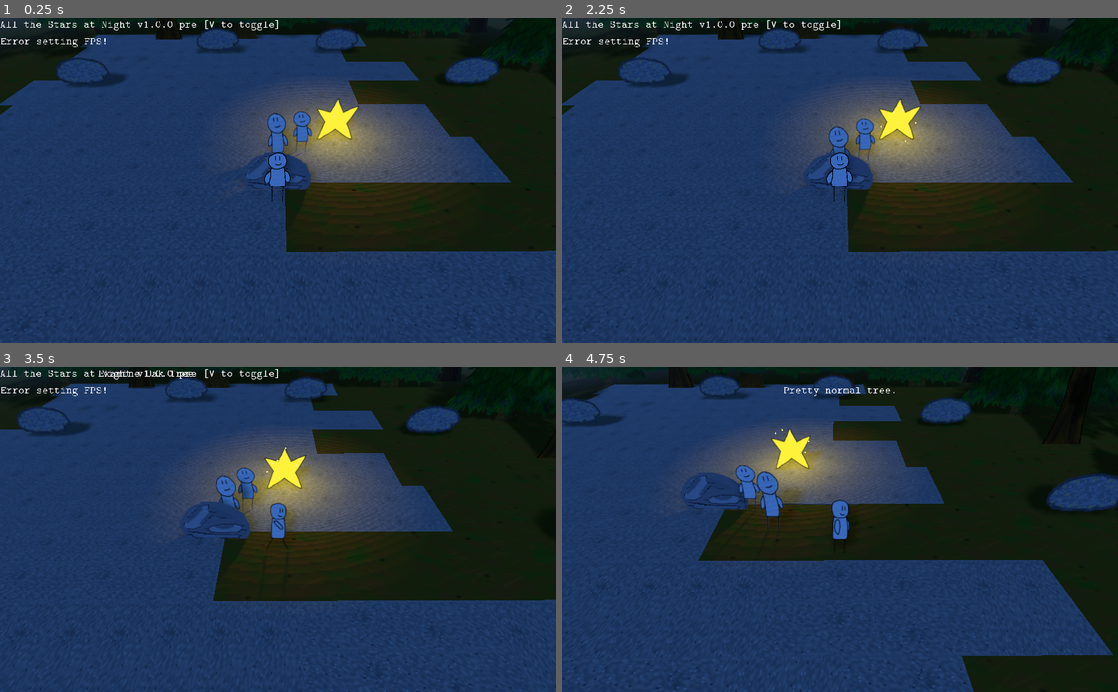
Above: before the commit, frames 1-4 (two rows, left to right).
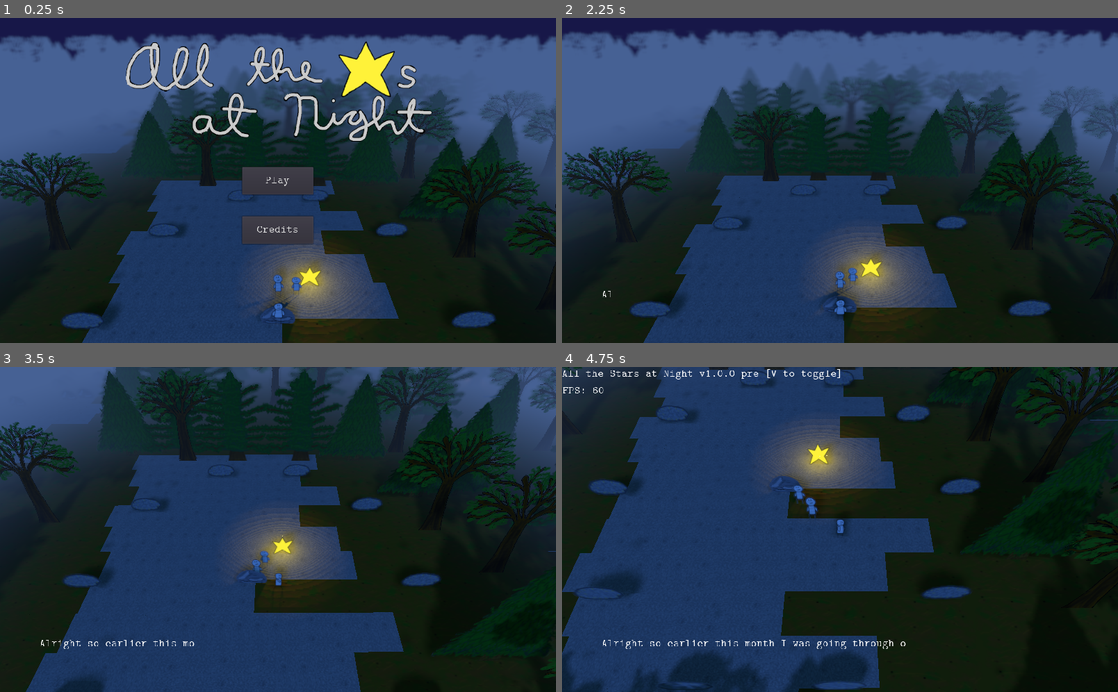
Above: after the commit, the same moments.

Repository: Schoperation/AllTheStarsAtNight
Game: Godot game, scene res://world/World.tscn
Two runs of this game, one before a commit and one after it. Both use one fixed random seed, a clock stepped at 60 frames per second and the inputs below.
Inputs (mouse positions are in pixels of both pictures, inside the frame that each line leads up to):
- Up to frame 1 (0.25 s): no input
- Up to frame 2 (2.25 s): click (840, 229) at 0.5 s, where only the run after the commit has a clickable "Credits"; click (834, 310) at 1.25 s, where only the run after the commit has a clickable "Back"; click (840, 180) at 2 s, where only the run after the commit has a clickable "Play"
- Up to frame 3 (3.5 s): move the mouse to (144, 383) at 2.77 s; press the mouse at (144, 383) at 2.78 s; hold D (move_right) from 2.78 s (still down)
- Up to frame 4 (4.75 s): move the mouse to (728, 545) at 3.52 s; release D (move_right) at 3.53 s; release the mouse at (728, 545) at 3.53 s; hold S (move_down) 3.53-4.28 s; tap V (show_version) at 3.6 s; move the mouse to (895, 458) at 4.27 s; hold D (move_right) from 4.28 s (still down); tap Mouse wheel up (zoom_in) at 4.35 s

The runs differ from the first frame. In frame 1, 76% of the frame differs, in the area x 0-100%, y 0-100%; in frame 2, 74%; in frame 3, 59%; in frame 4, 43%.

Commit message:
Added menu, some sounds, proper introgit status

Diff:
--- a/follower/Follower.gd
+++ b/follower/Follower.gd
@@ -14,6 +14,12 @@
 
 	# Add to followers group
 	add_to_group("Followers")
+
+	# Determine pitch
+	if isBarfite:
+		$Voice.pitch_scale = 1.39
+	else:
+		$Voice.pitch_scale = 1.7
 
 func _process(delta):
 	pathfind()
--- a/follower/Follower.tscn
+++ b/follower/Follower.tscn
@@ -1,10 +1,10 @@
-[gd_scene load_steps=5 format=2]
+[gd_scene load_steps=6 format=2]
 
 [ext_resource path="res://assets/people/follower.png" type="Texture" id=1]
 [ext_resource path="res://follower/Follower.gd" type="Script" id=2]
+[ext_resource path="res://sound/talk.ogg" type="AudioStream" id=3]
 
-
-[sub_resource type="BoxShape" id=3]
+[sub_resource type="BoxShape" id=1]
 extents = Vector3( 1.14223, 2.90135, 0.152363 )
 
 [sub_resource type="SpriteFrames" id=2]
@@ -20,10 +20,14 @@
 
 [node name="CollisionShape" type="CollisionShape" parent="."]
 transform = Transform( 1, 0, 0, 0, 0.900698, 0.434445, 0, -0.434445, 0.900698, 0, 0, 0 )
-shape = SubResource( 3 )
+shape = SubResource( 1 )
 
 [node name="AnimatedSprite3D" type="AnimatedSprite3D" parent="."]
 transform = Transform( 1, 0, 0, 0, 0.900698, 0.434445, 0, -0.434445, 0.900698, 0, 0, 0 )
 shaded = true
 alpha_cut = 2
 frames = SubResource( 2 )
+
+[node name="Voice" type="AudioStreamPlayer" parent="."]
+stream = ExtResource( 3 )
+volume_db = -7.068
--- a/ui/Dialogue.gd
+++ b/ui/Dialogue.gd
@@ -13,20 +13,23 @@
 	"mosquitoes"
 ]
 
+var currentSpeaker
+
 # Increment
 var increment = 0.00
 
 # Should we make them talk?
 func _on_NewDialogueTimer_timeout():
 	# Every number of seconds, random chance for them to start yapping, if not already.
-	var die = round(rand_range(0, 5))
+	var die = round(rand_range(0, 7))
 	if die == 2:
 		$NewDialogueTimer.stop()
 
 		# Alright, let's pick a random text file to load and parse. Remove it from the list for no repeats.
-		var textFile = textFiles[floor(rand_range(0, textFiles.size()))]
-		textFiles.remove(textFiles.find(textFile))
-		startDialogue(textFile)
+		if not textFiles.empty():
+			var textFile = textFiles[floor(rand_range(0, textFiles.size()))]
+			textFiles.remove(textFiles.find(textFile))
+			startDialogue(textFile)
 	else:
 		#print("Nope...")
 		pass
@@ -47,11 +50,11 @@
 		var line = file.get_line()
 
 		# First part indicates Barfite or Vigil
-		var speaker = line.substr(0, 0)
+		var speaker = line.substr(0, 1)
 		if speaker == "B":
-			pass
+			currentSpeaker = get_node("../../Barfite/Voice")
 		else:
-			pass
+			currentSpeaker = get_node("../../Vigil/Voice")
 
 		# Extract actual dialogue
 		if line != "":
@@ -72,6 +75,7 @@
 
 	# Now do it, on a timer
 	$NextCharTimer.start()
+	currentSpeaker.playing = true
 
 	# Use our own stupid little timer because godot is dumb with waiting and such and dumb yields oooOOooOoo
 	$DispDiaTimer.set_wait_time(dialogue.length() * $NextCharTimer.wait_time + 0.2)
@@ -81,6 +85,7 @@
 	# Pause before showing the next line
 	$NextCharTimer.stop()
 	$NextLineTimer.start()
+	currentSpeaker.playing = false
 
 	yield($NextLineTimer, "timeout")
 	pass
--- /dev/null
+++ b/ui/Init.gd
@@ -0,0 +1,36 @@
+extends Control
+
+"""
+Handles initialization and button presses on the main menu.
+"""
+
+func _init():
+	# Start ambience
+	pass
+
+# Starts the game
+func _on_PlayButton_pressed():
+	# Get rid of menus
+	self.visible = false
+
+	# Unpause
+	get_tree().paused = false
+
+	# Activate dialogues
+	get_node("../DialogueBox").startDialogue("intro")
+
+
+func _on_CreditsButton_pressed():
+	$PlayButton.visible = false
+	$CreditsButton.visible = false
+
+	$Credits.visible = true
+	$BackButton.visible = true
+
+
+func _on_BackButton_pressed():
+	$PlayButton.visible = true
+	$CreditsButton.visible = true
+
+	$Credits.visible = false
+	$BackButton.visible = false
--- a/ui/MapControls.gd
+++ b/ui/MapControls.gd
@@ -5,13 +5,19 @@
 """
 
 # Keep track of where we are
-var t = 1 # zoom
+var t = 2 # zoom
 var r = 0 # rotate
 var defaultPos
+
+# For initial zooming in
+# 0 = x angle change done, 1 = zooming in done, 2 = everything done
+var initialStepsDone = 0
 
 func _ready():
 	defaultPos = self.transform.origin
 	changeCameraPos()
+	# Initial place for camera
+	self.rotate_x(deg2rad(30))
 
 func _input(event):
 	if Input.is_action_just_released("zoom_in"):
@@ -86,3 +92,29 @@
 
 	for item in get_tree().get_nodes_in_group("Followers"):
 		item.get_node("AnimatedSprite3D").rotation = Vector3(item.get_node("AnimatedSprite3D").rotation.x, angle, 0)
+
+# Used at the beginning for the opening shot
+func _on_ZoomTimer_timeout():
+	# We can either change the x angle to 68 degrees, or change t
+	if round(self.rotation_degrees.x) != -68 and initialStepsDone == 0:
+		# Use Gaussian function to determine change
+		var a = 0.6
+		var b = 53
+		var c = 7
+
+		var chg = a * exp(-1 * pow(abs(self.rotation_degrees.x) - b, 2) / (2 * c * c))
+		self.rotation = Vector3(self.rotation.x - deg2rad(chg), self.rotation.y, self.rotation.z)
+	elif initialStepsDone == 0:
+		initialStepsDone = 1
+	elif t > 1 and initialStepsDone == 1:
+		# Zoom in
+		var a = 0.05
+		var b = 1.5
+		var c = 0.2
+
+		var chg = a * exp(-1 * pow(t - b, 2) / (2 * c * c))
+		t -= chg
+		changeCameraPos()
+	elif initialStepsDone == 1:
+		initialStepsDone = 2
+		$ZoomTimer.stop()
--- a/ui/UI.tscn
+++ b/ui/UI.tscn
@@ -1,13 +1,17 @@
-[gd_scene load_steps=5 format=2]
+[gd_scene load_steps=8 format=2]
 
 [ext_resource path="res://fonts/cmu-typewriter/Typewriter.tres" type="DynamicFont" id=1]
 [ext_resource path="res://ui/Examine.gd" type="Script" id=2]
 [ext_resource path="res://ui/Version.gd" type="Script" id=3]
 [ext_resource path="res://ui/Dialogue.gd" type="Script" id=4]
+[ext_resource path="res://assets/ui/logo.png" type="Texture" id=5]
+[ext_resource path="res://ui/Init.gd" type="Script" id=6]
+[ext_resource path="res://sound/night_ambience.ogg" type="AudioStream" id=7]
 
 [node name="UI" type="CanvasLayer"]
 
 [node name="Version" type="RichTextLabel" parent="."]
+visible = false
 margin_right = 538.0
 margin_bottom = 58.0
 mouse_filter = 2
@@ -103,7 +107,6 @@
 
 [node name="NewDialogueTimer" type="Timer" parent="DialogueBox"]
 wait_time = 10.0
-autostart = true
 
 [node name="NextLineTimer" type="Timer" parent="DialogueBox"]
 wait_time = 2.0
@@ -111,7 +114,114 @@
 
 [node name="NextCharTimer" type="Timer" parent="DialogueBox"]
 wait_time = 0.05
+
+[node name="MainMenu" type="Control" parent="."]
+anchor_left = 0.5
+anchor_right = 0.5
+margin_left = -20.0
+margin_right = 20.0
+margin_bottom = 40.0
+script = ExtResource( 6 )
+__meta__ = {
+"_edit_use_anchors_": false
+}
+
+[node name="Logo" type="TextureRect" parent="MainMenu"]
+anchor_left = 0.5
+anchor_right = 0.5
+margin_left = -332.599
+margin_top = 41.38
+margin_right = 307.401
+margin_bottom = 241.38
+texture = ExtResource( 5 )
+__meta__ = {
+"_edit_use_anchors_": false
+}
+
+[node name="PlayButton" type="Button" parent="MainMenu"]
+anchor_left = 0.5
+anchor_top = 0.5
+anchor_right = 0.5
+anchor_bottom = 0.5
+margin_left = -65.5
+margin_top = 255.462
+margin_right = 65.5
+margin_bottom = 306.462
+focus_mode = 1
+custom_fonts/font = ExtResource( 1 )
+enabled_focus_mode = 1
+text = "Play"
+__meta__ = {
+"_edit_use_anchors_": false
+}
+
+[node name="CreditsButton" type="Button" parent="MainMenu"]
+anchor_left = 0.5
+anchor_top = 0.5
+anchor_right = 0.5
+anchor_bottom = 0.5
+margin_left = -65.5
+margin_top = 346.177
+margin_right = 65.5
+margin_bottom = 397.177
+focus_mode = 1
+custom_fonts/font = ExtResource( 1 )
+enabled_focus_mode = 1
+text = "Credits"
+__meta__ = {
+"_edit_use_anchors_": false
+}
+
+[node name="Credits" type="Label" parent="MainMenu"]
+visible = false
+anchor_left = 0.5
+anchor_top = 1.0
+anchor_right = 0.5
+anchor_bottom = 1.0
+margin_left = -264.0
+margin_top = 217.048
+margin_right = 264.0
+margin_bottom = 514.048
+custom_fonts/font = ExtResource( 1 )
+text = "Programmed, drawn, animated, and overall put together with both love and agony by Christopher Schop.
+
+Night ambience from mixkit.co.
+
+Various levels of support from professors, family, and friends.
+
+"
+align = 1
+autowrap = true
+__meta__ = {
+"_edit_use_anchors_": false
+}
+
+[node name="BackButton" type="Button" parent="MainMenu"]
+visible = false
+anchor_left = 0.5
+anchor_top = 1.0
+anchor_right = 0.5
+anchor_bottom = 1.0
+margin_left = -71.0172
+margin_top = 475.362
+margin_right = 59.9828
+margin_bottom = 526.362
+focus_mode = 1
+custom_fonts/font = ExtResource( 1 )
+enabled_focus_mode = 1
+text = "Back"
+__meta__ = {
+"_edit_use_anchors_": false
+}
+
+[node name="Ambience" type="AudioStreamPlayer" parent="."]
+stream = ExtResource( 7 )
+volume_db = -12.117
+autoplay = true
 [connection signal="timeout" from="PlayerThought/DisplayTimer" to="MouseTextContainer/MouseText" method="_on_DisplayTimer_timeout"]
 [connection signal="timeout" from="DialogueBox/NewDialogueTimer" to="DialogueBox" method="_on_NewDialogueTimer_timeout"]
 [connection signal="timeout" from="DialogueBox/NextLineTimer" to="DialogueBox" method="_on_NextLineTimer_timeout"]
 [connection signal="timeout" from="DialogueBox/NextCharTimer" to="DialogueBox" method="_on_NextCharTimer_timeout"]
+[connection signal="pressed" from="MainMenu/PlayButton" to="MainMenu" method="_on_PlayButton_pressed"]
+[connection signal="pressed" from="MainMenu/CreditsButton" to="MainMenu" method="_on_CreditsButton_pressed"]
+[connection signal="pressed" from="MainMenu/BackButton" to="MainMenu" method="_on_BackButton_pressed"]
--- a/world/World.tscn
+++ b/world/World.tscn
@@ -31,10 +31,12 @@
 dof_blur_far_transition = 22.33
 
 [node name="Root" type="Spatial"]
+pause_mode = 1
 transform = Transform( 1, 0, 0, 0, 1, 0, 0, 0, 1, -0.0530567, 0.0858297, -0.00718069 )
 script = ExtResource( 5 )
 
 [node name="UI" parent="." instance=ExtResource( 7 )]
+pause_mode = 2
 
 [node name="Player" parent="." instance=ExtResource( 1 )]
 transform = Transform( 1, 0, 0, 0, 1, 0, 0, 0, 1, 0, 2.35, 0 )
@@ -45,6 +47,10 @@
 current = true
 far = 250.0
 script = ExtResource( 8 )
+
+[node name="ZoomTimer" type="Timer" parent="Player/Camera"]
+wait_time = 0.02
+autostart = true
 
 [node name="Barfite" parent="." instance=ExtResource( 9 )]
 transform = Transform( 1, 0, 0, 0, 1.21577, 0, 0, 0, 1, -0.00697756, 2.56374, -5.71418 )
@@ -74,4 +80,5 @@
 [node name="OriginChunk" parent="." instance=ExtResource( 2 )]
 
 [node name="StarRing" parent="OriginChunk" instance=ExtResource( 10 )]
+[connection signal="timeout" from="Player/Camera/ZoomTimer" to="Player/Camera" method="_on_ZoomTimer_timeout"]
 [connection signal="timeout" from="Sun/DayCycle" to="Sun" method="_on_DayCycle_timeout"]
--- a/world/WorldGeneration.gd
+++ b/world/WorldGeneration.gd
@@ -21,6 +21,9 @@
 	setupSpawnChunk()
 	genWorld(10)
 	addStars(numStars)
+
+	# Gotta do this on the root node of the world
+	get_tree().paused = true
 
 func setupSpawnChunk():
 	$OriginChunk.addTrail()
@@ -135,9 +138,9 @@
 		return chunkArray[id]
 
 func addStars(num):
-	# Generate our list of possible IDs
+	# Generate our list of possible IDs (except last one)
 	var possibleIds = []
-	for i in range(chunkArray.size()):
+	for i in range(chunkArray.size() - 1):
 		possibleIds.append(i)
 
 	# Now, for the ids we'll spawn stars in
Binary file removed: assets/ground/gravel_hex.png
Not shown, removed: assets/ground/gravel_hex.png.import
Binary file added: assets/ui/logo.png
Not shown, added: assets/ui/logo.png.import
Not shown, changed: dialogue/intro.txt
Not shown, added: sound/night_ambience.ogg.import
Not shown, added: sound/talk.ogg.import
Not shown, added: assets/ring/star_stone_off.xcf
Not shown, added: assets/ring/star_stone_on.xcf
Not shown, added: assets/ui/logo.xcf
Not shown, added: sound/night_ambience.ogg
Not shown, added: sound/talk.ogg
